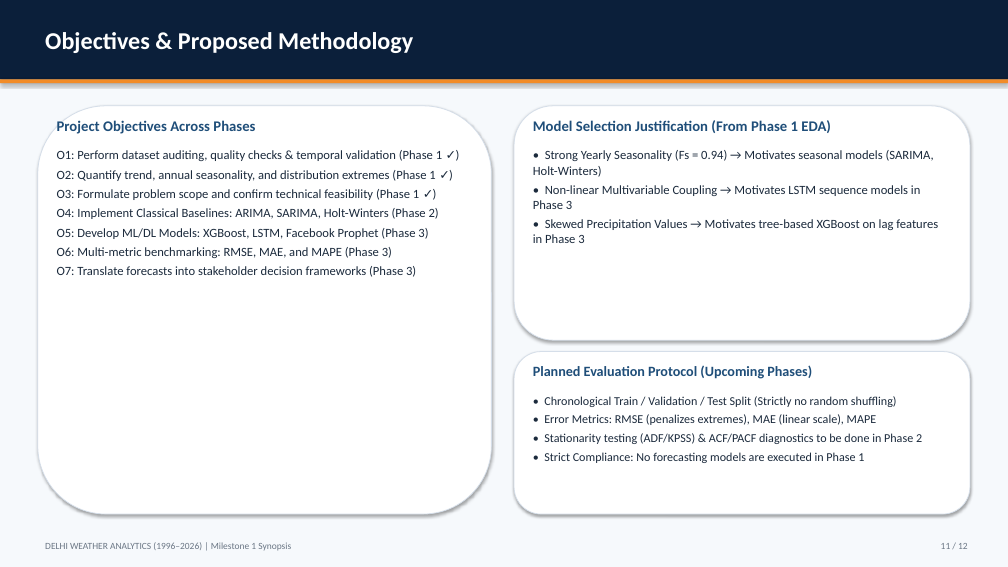
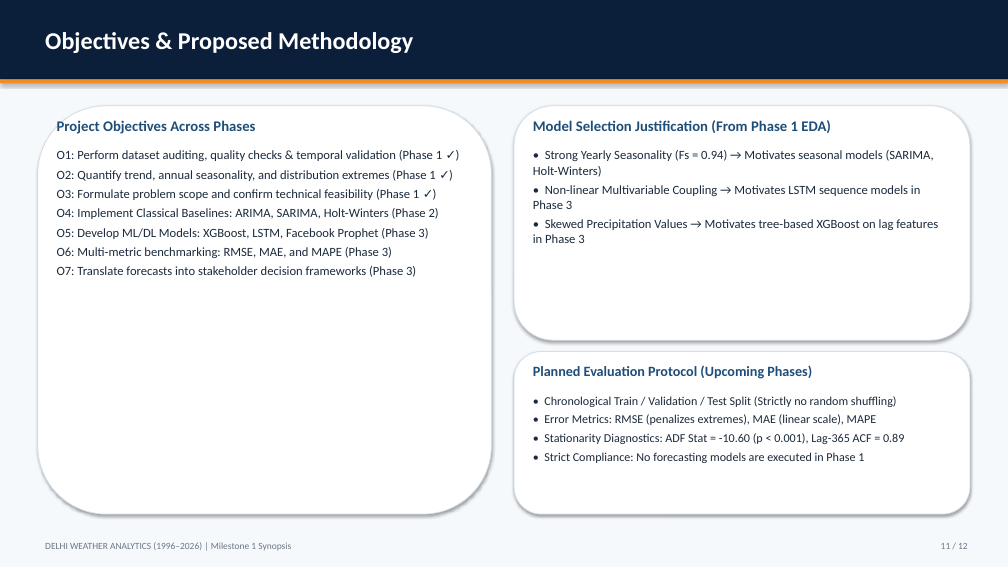
Before and after one commit to dhruvsaini-code/weather-forecasting, a slide deck: slide 11 of milestone1_output/Milestone1_Synopsis.pptx. Drawn at 1008x567 pixels with LibreOffice and Linux fonts; fonts in the diff are those of the drawing. Boxes give left, top, right and bottom in pixels: in the first picture for what was removed or moved away, otherwise in the second. Text is boxed around its words. In the diff, an @@ line names an element or a change of style, - is before the commit and + after.

Commit message:
feat: enhance README with visual gallery, integrate stationarity diagnostics, add interactive HTML dashboard and CI workflow

```diff
--- a/milestone1_output/Milestone1_Synopsis.pptx
+++ b/milestone1_output/Milestone1_Synopsis.pptx
@@ text at (544,433,904,444): text changed @@
-• Stationarity testing (ADF/KPSS) & ACF/PACF diagnostics to be done in Phase 2
+• Stationarity Diagnostics: ADF Stat = -10.60 (p < 0.001), Lag-365 ACF = 0.89
```
Also in this commit, not shown: 8 other files.
